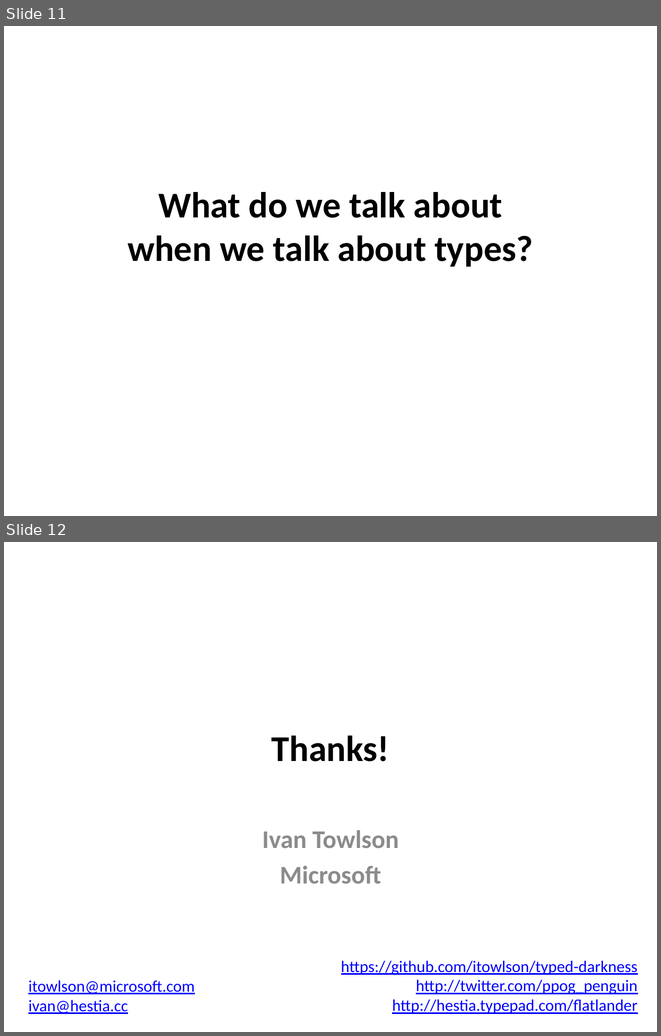
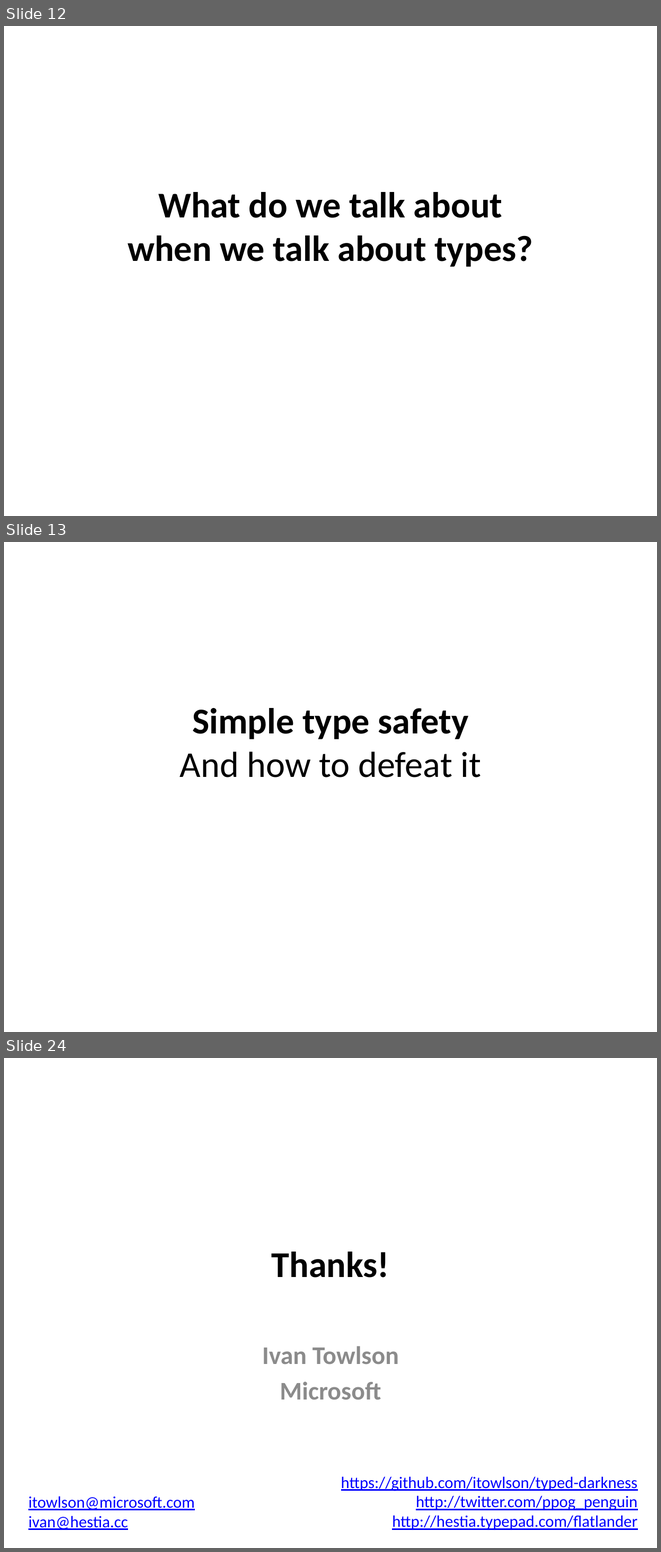
Before and after one commit to brunotag/typed-darkness, a slide deck: TypeScript type system.pptx. Shown one above the other, each under a label of ours: slides 11 and 12 before the commit, slides 12, 13 and 24 after it; the slides between them are not shown. The pictures are 661x1036 and 661x1552 pixels, drawn with LibreOffice and Linux fonts; fonts in the diff are those of the drawing. Boxes give left, top, right and bottom in pixels: in the first picture for what was removed or moved away, otherwise in the second. Text is boxed around its words. In the diff, an @@ line names an element or a change of style, - is before the commit and + after.

```diff
--- a/TypeScript type system.pptx
+++ b/TypeScript type system.pptx
@@ slide 13 added at [4, 542, 657, 1032], background #FFFFFF @@
@@ title added at [180, 708, 481, 777], 40 pt, text #000000, bold @@
+Simple type safety
+And how to defeat it
@@ what was slide 11 is now slide 12 @@
@@ what was slide 12 is now slide 24 @@
```
Also in this commit, not shown: 11 other slides added.
